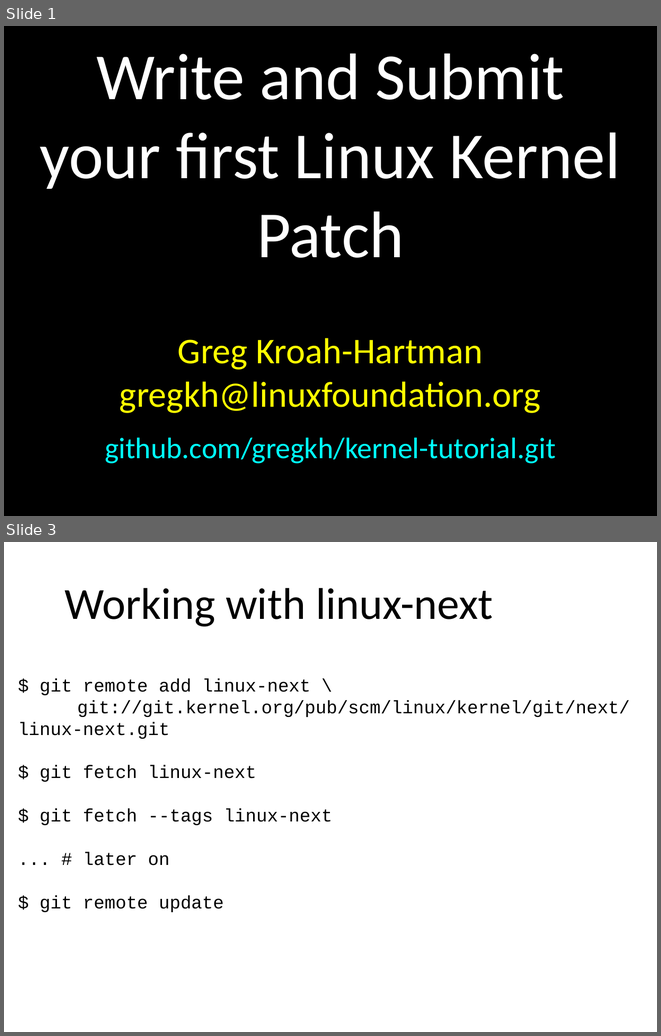
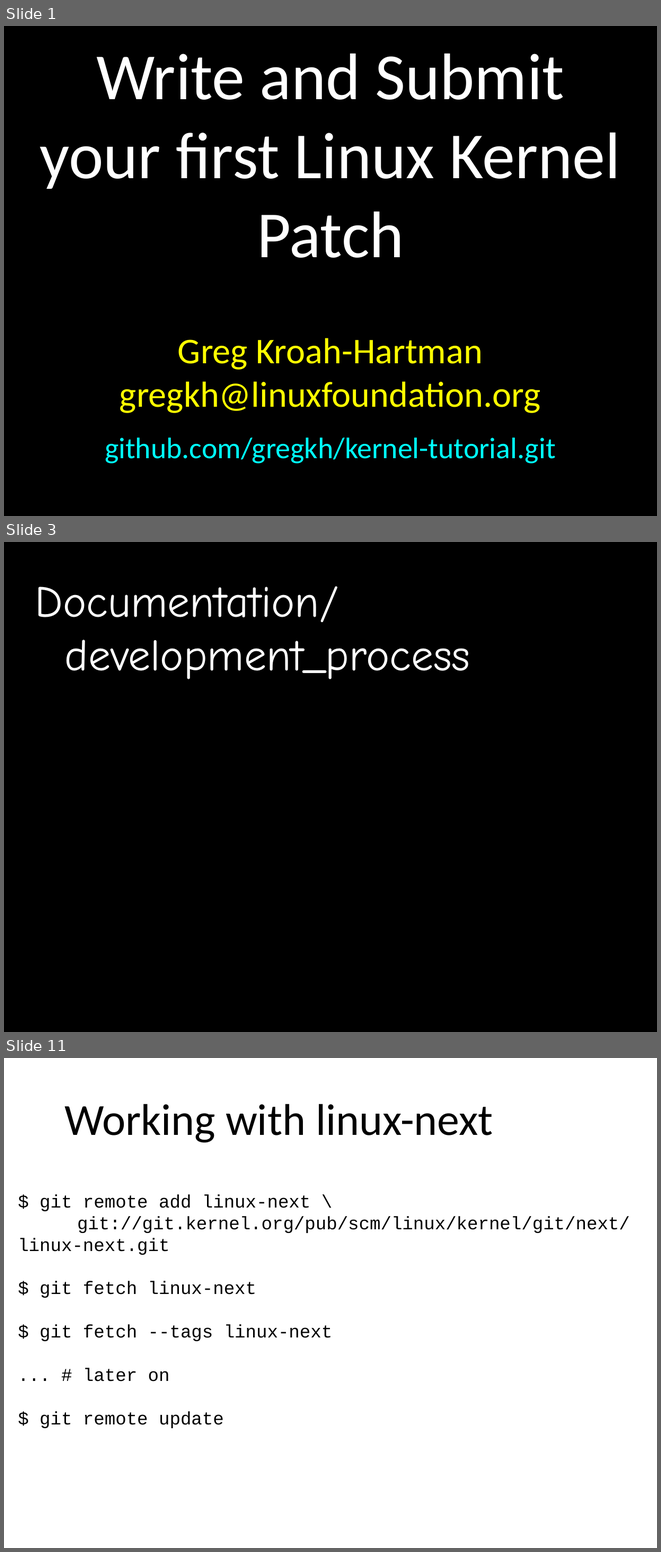
Before and after one commit to gregkh/kernel-tutorial, a slide deck: kernel_patch_tutorial.odp. Shown one above the other, each under a label of ours: slides 1 and 3 before the commit, slides 1, 3 and 11 after it; the slides between them are not shown. The pictures are 661x1036 and 661x1552 pixels, drawn with LibreOffice and Linux fonts; fonts in the diff are those of the drawing; background and template pictures are left out; a plain dark background stands for a picture behind light text. Boxes give left, top, right and bottom in pixels: in the first picture for what was removed or moved away, otherwise in the second. Text is boxed around its words. In the diff, an @@ line names an element or a change of style, - is before the commit and + after.

```diff
--- a/kernel_patch_tutorial.odp
+++ b/kernel_patch_tutorial.odp
@@ slide 3 added at (x1=4, y1=542, x2=657, y2=1032), background picture (left out) @@
@@ rectangle added at (x1=4, y1=542, x2=657, y2=1032), fill #000000, outline #000000 0 pt @@
@@ text added at (x1=35, y1=586, x2=470, y2=679), 54 pt, text #FFFFFF @@
+Documentation/
+development_process
@@ what was slide 3 is now slide 11 @@
```
Also in this commit, not shown: 17 slides changed, 1 other slide added, 1 other file.
